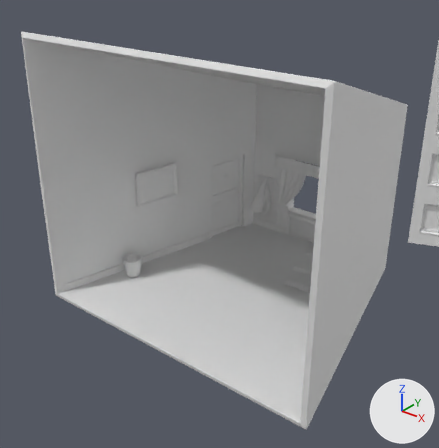
Renders of the FBX model Assets/Art/Mesh/Room.fbx from each side of a commit.
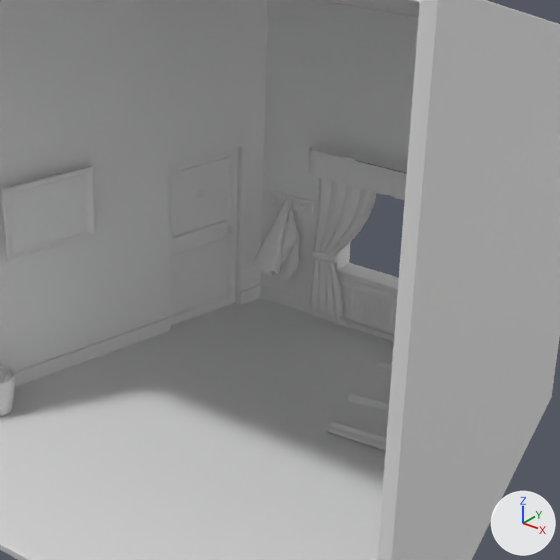
There are two pictures of each version: one from a 50 mm lens placed at (6.42, -8.63, 6.99), pointed at (-2.19, 2.12, 0.32), one close up on the part from 31% to 89% of the width and 20% to 76% of the height. Lighting does not change. The marker at lower right points along +X, +Y and +Z. Where no turn or scale is listed for an object, it has been applied to the vertices.

The first close-up shows 'Carpet', 'Curtains', 'Door', 'Paintings1.001', 'Paintings1.002', 'Radiator2', 'Walls', 'Walls_trim', 'jacket'.
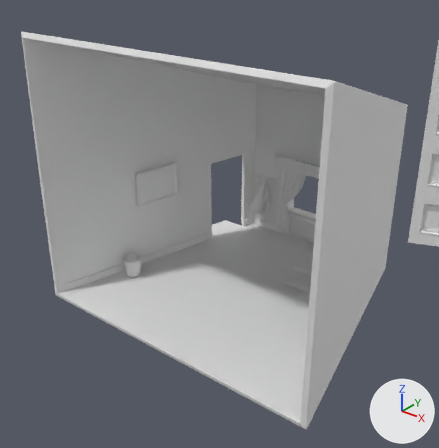
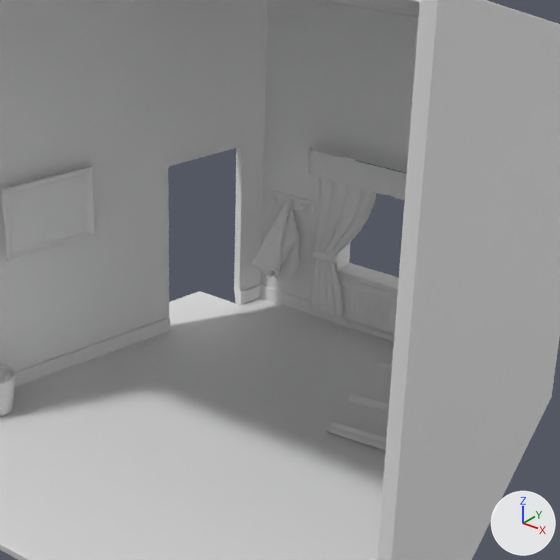
Pixel boxes (x1, y1, x2, y2) of what changed, in the close-ups (560 x 560 px):
'Door', deleted: before (168, 148, 238, 325)
    faces in mat_door (white #e7e7e7): (168, 148, 238, 325)
    faces in mat_metal (white #e7e7e7): (196, 189, 233, 234)

Diff of the bpy script that builds the scene:
```diff
--- a/Assets/Art/Mesh/Room.fbx.py
+++ b/Assets/Art/Mesh/Room.fbx.py
@@ ob_door @@
-ob_door = bpy.data.objects.new('Door', me_plane_006)
-ob_door.location = (-0.12, 0.33, 0.0)
```
